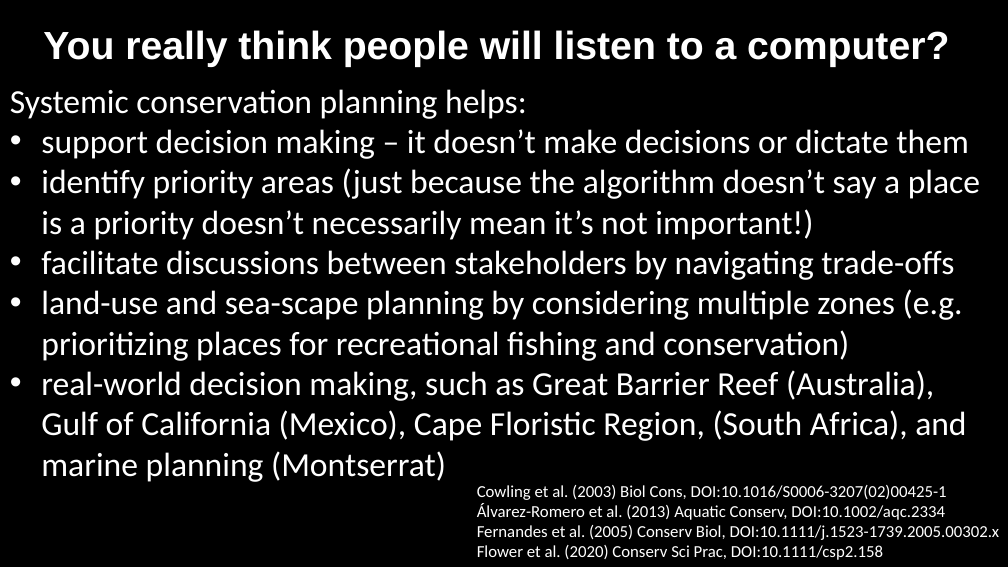
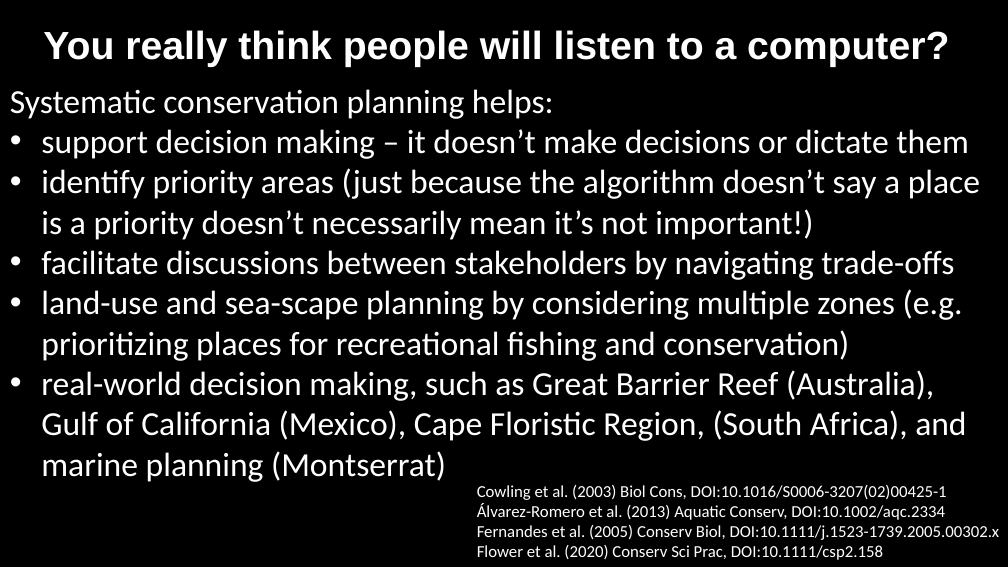
Before and after one commit to prioritizr/teaching, a slide deck: slide 50 of ICCB-workshop-2021-12-05/slides.pptx (slide 49 before the commit). Drawn at 1008x567 pixels with LibreOffice and Linux fonts; fonts in the diff are those of the drawing. Boxes give left, top, right and bottom in pixels: in the first picture for what was removed or moved away, otherwise in the second. Text is boxed around its words. In the diff, an @@ line names an element or a change of style, - is before the commit and + after.

Commit message:
update slides + add pdf

```diff
--- a/ICCB-workshop-2021-12-05/slides.pptx
+++ b/ICCB-workshop-2021-12-05/slides.pptx
@@ text at <box>10,89,554,119</box>: text changed @@
-Systemic conservation planning helps:
+Systematic conservation planning helps:
```
Also in this commit, not shown: 1 slide added, 1 other file.
